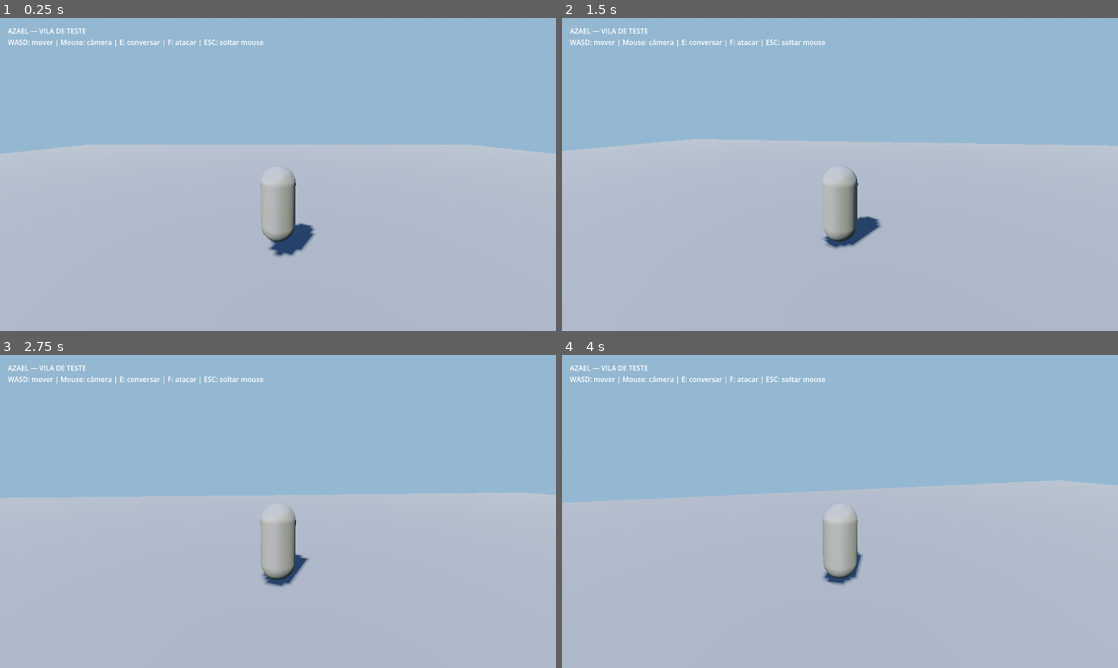
Above: before the commit, frames 1-4 (two rows, left to right).
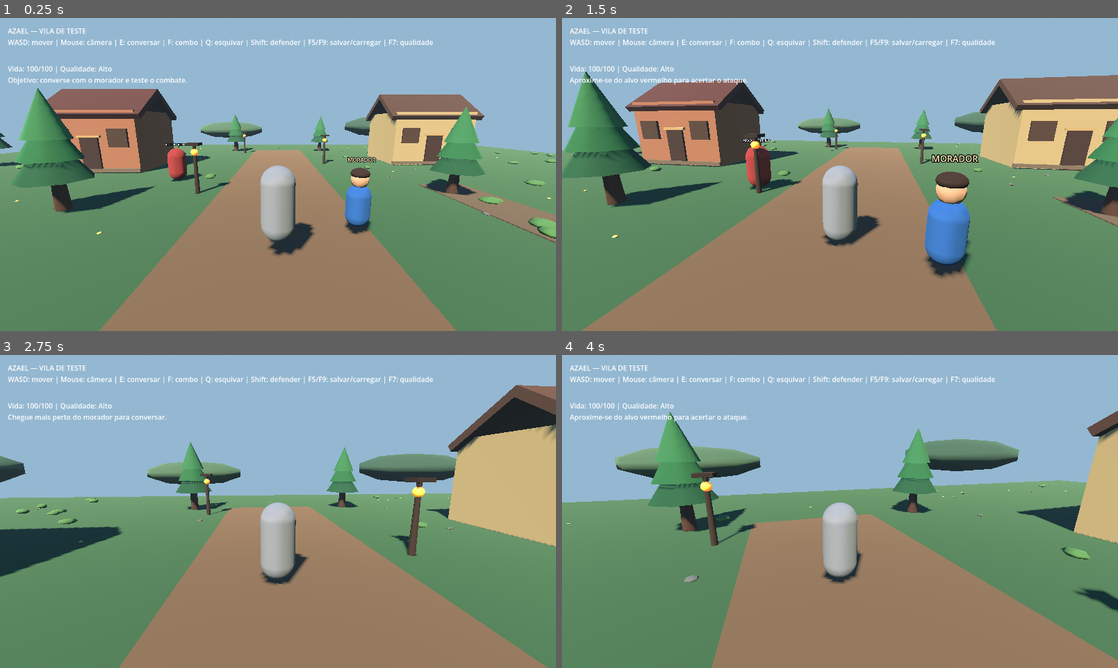
Above: after the commit, the same moments.

Repository: lucasdevweb085-sudo/azael-herdeiro-do-caos
Game: Godot game, scene res://scenes/main/main.tscn
Same seed, same stepped clock (60 frames per second), same inputs: the game is played once before the commit and once after it.
Inputs (mouse positions are in pixels of both pictures, inside the frame that each line leads up to):
- Up to frame 1 (0.25 s): no input
- Up to frame 2 (1.5 s): tap Enter at 0.5 s; move the mouse to (867, 174) at 0.52 s; hold Shift (block) 0.53-1.28 s; hold W (move_forward) from 0.53 s (still down); tap F (attack) at 0.6 s; move the mouse to (812, 174) at 1.27 s; tap Shift (block) at 1.35 s
- Up to frame 3 (2.75 s): keep holding W (move_forward); tap Q (dodge) at 1.55, 2.1 s; move the mouse to (289, 505) at 2.02 s; tap E (interact) at 2.3 s
- Up to frame 4 (4 s): keep holding W (move_forward); move the mouse to (834, 517) at 2.77 s; tap E (interact) at 2.85 s; tap F (attack) at 3.05, 3.6 s; move the mouse to (878, 514) at 3.52 s; hold Shift (block) from 3.53 s (still down)

The runs differ from the first frame. In frame 1, 67% of the frame differs, in the area x 0-100%, y 6-100%; in frame 2, 71%; in frame 3, 63%; in frame 4, 62%.
Error before the commit: Parse Error: Cannot infer the type of "window_x" variable because the value doesn't have a set type. (res://scripts/world/demo_village.gd:464)

Commit message:
fix: corrigir erros de compilação Godot e fortalecer testes

Diff:
--- a/scripts/ui/mobile_controls.gd
+++ b/scripts/ui/mobile_controls.gd
@@ -6,7 +6,7 @@
 const MOVEMENT_ACTIONS := ["move_left", "move_right", "move_forward", "move_back"]
 const JOYSTICK_MAX_DISTANCE := 54.0
 
-class VirtualJoystick extends Control:
+class AzaelVirtualJoystick extends Control:
     var knob_offset: Vector2 = Vector2.ZERO
 
     func _ready() -> void:
@@ -31,7 +31,7 @@
         draw_arc(center + knob_offset, 28.0, 0.0, TAU, 32, Color(1.0, 0.84, 0.56, 0.95), 2.0, true)
 
 
-var joystick: VirtualJoystick
+var joystick: AzaelVirtualJoystick
 var joystick_touch_index: int = -1
 var controls_enabled: bool = true
 
@@ -72,8 +72,8 @@
 
 
 func _build_joystick() -> void:
-    joystick = VirtualJoystick.new()
-    joystick.name = "VirtualJoystick"
+    joystick = AzaelVirtualJoystick.new()
+    joystick.name = "AzaelVirtualJoystick"
     joystick.set_anchors_and_offsets_preset(Control.PRESET_BOTTOM_LEFT)
     joystick.offset_left = 24.0
     joystick.offset_top = -188.0
--- a/scripts/world/demo_village.gd
+++ b/scripts/world/demo_village.gd
@@ -461,7 +461,7 @@
     _make_visual_box(house_name + "MolduraPorta", self, Vector3(house_position.x, 2.35, front_z - 0.015), Vector3(1.45, 0.14, 0.18), Color(0.78, 0.62, 0.38))
     if add_windows:
         for side in [-1.0, 1.0]:
-            var window_x := house_position.x + side * 1.85
+            var window_x: float = house_position.x + float(side) * 1.85
             _make_visual_box(house_name + "MolduraJanela", self, Vector3(window_x, 2.25, front_z - 0.02), Vector3(1.25, 1.15, 0.18), Color(0.3, 0.19, 0.12))
             _make_visual_box(house_name + "VidroJanela", self, Vector3(window_x, 2.25, front_z - 0.13), Vector3(0.98, 0.88, 0.04), Color(0.38, 0.63, 0.73))
     _make_visual_box(house_name + "Base", self, Vector3(house_position.x, 0.18, house_position.z + size.z * 0.5 + 0.12), Vector3(size.x + 0.15, 0.22, 0.18), Color(0.48, 0.39, 0.29))
--- a/tests/test_combat_rules.gd
+++ b/tests/test_combat_rules.gd
@@ -4,9 +4,24 @@
 
 
 func _initialize() -> void:
-    assert(PlayerScript.combo_damage_for_stage(10, 1, 1) == 10)
-    assert(PlayerScript.combo_damage_for_stage(10, 2, 1) == 13)
-    assert(PlayerScript.combo_damage_for_stage(10, 3, 1) == 17)
-    assert(PlayerScript.combo_damage_for_stage(10, 1, 3) == 14)
+    if not _check(PlayerScript.combo_damage_for_stage(10, 1, 1) == 10, "Dano do primeiro golpe incorreto"):
+        quit(1)
+        return
+    if not _check(PlayerScript.combo_damage_for_stage(10, 2, 1) == 13, "Dano do segundo golpe incorreto"):
+        quit(1)
+        return
+    if not _check(PlayerScript.combo_damage_for_stage(10, 3, 1) == 17, "Dano do terceiro golpe incorreto"):
+        quit(1)
+        return
+    if not _check(PlayerScript.combo_damage_for_stage(10, 1, 3) == 14, "Bônus de força aplicado incorretamente"):
+        quit(1)
+        return
     print("OK: combo damage rules")
     quit()
+
+
+func _check(condition: bool, message: String) -> bool:
+    if not condition:
+        push_error(message)
+        return false
+    return true
--- a/tests/test_save_system.gd
+++ b/tests/test_save_system.gd
@@ -9,25 +9,55 @@
         "game_state": {},
         "extra_state": {}
     }
-    assert(SaveSystemScript.is_valid_payload(valid_payload))
-    assert(not SaveSystemScript.is_valid_payload({"version": 2, "game_state": {}, "extra_state": {}}))
-    assert(not SaveSystemScript.is_valid_payload({"version": 1, "game_state": []}))
-    assert(not SaveSystemScript.is_valid_payload("invalid"))
+    if not _check(SaveSystemScript.is_valid_payload(valid_payload), "Payload válido foi rejeitado"):
+        quit(1)
+        return
+    if not _check(not SaveSystemScript.is_valid_payload({"version": 2, "game_state": {}, "extra_state": {}}), "Versão incompatível foi aceita"):
+        quit(1)
+        return
+    if not _check(not SaveSystemScript.is_valid_payload({"version": 1, "game_state": []}), "game_state inválido foi aceito"):
+        quit(1)
+        return
+    if not _check(not SaveSystemScript.is_valid_payload("invalid"), "Payload que não é dicionário foi aceito"):
+        quit(1)
+        return
 
-    _assert_key_action("save_game", KEY_F5)
-    _assert_key_action("load_game", KEY_F9)
-    _assert_key_action("block", KEY_SHIFT)
-    _assert_key_action("dodge", KEY_Q)
-    _assert_key_action("interact", KEY_E)
-    _assert_key_action("attack", KEY_F)
+    if not _assert_key_action("save_game", KEY_F5):
+        quit(1)
+        return
+    if not _assert_key_action("load_game", KEY_F9):
+        quit(1)
+        return
+    if not _assert_key_action("block", KEY_SHIFT):
+        quit(1)
+        return
+    if not _assert_key_action("dodge", KEY_Q):
+        quit(1)
+        return
+    if not _assert_key_action("interact", KEY_E):
+        quit(1)
+        return
+    if not _assert_key_action("attack", KEY_F):
+        quit(1)
+        return
 
     print("OK: save payload validation and keyboard shortcuts")
     quit()
 
 
-func _assert_key_action(action_name: StringName, expected_key: int) -> void:
-    assert(InputMap.has_action(action_name), "A ação %s precisa existir" % action_name)
+func _assert_key_action(action_name: StringName, expected_key: int) -> bool:
+    if not _check(InputMap.has_action(action_name), "A ação %s não existe" % action_name):
+        return false
     var events := InputMap.action_get_events(action_name)
-    assert(not events.is_empty(), "A ação %s precisa ter uma tecla" % action_name)
-    assert(events[0] is InputEventKey, "A ação %s precisa usar teclado" % action_name)
-    assert((events[0] as InputEventKey).physical_keycode == expected_key, "Tecla incorreta na ação %s" % action_name)
+    if not _check(not events.is_empty(), "A ação %s não tem eventos" % action_name):
+        return false
+    if not _check(events[0] is InputEventKey, "A ação %s não usa teclado" % action_name):
+        return false
+    return _check((events[0] as InputEventKey).physical_keycode == expected_key, "Tecla incorreta na ação %s" % action_name)
+
+
+func _check(condition: bool, message: String) -> bool:
+    if not condition:
+        push_error(message)
+        return false
+    return true
